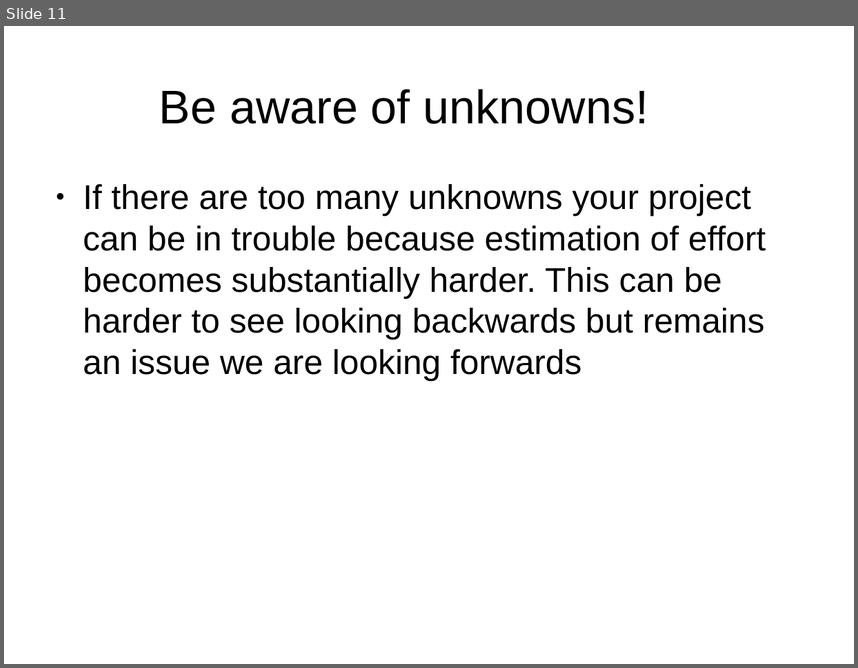
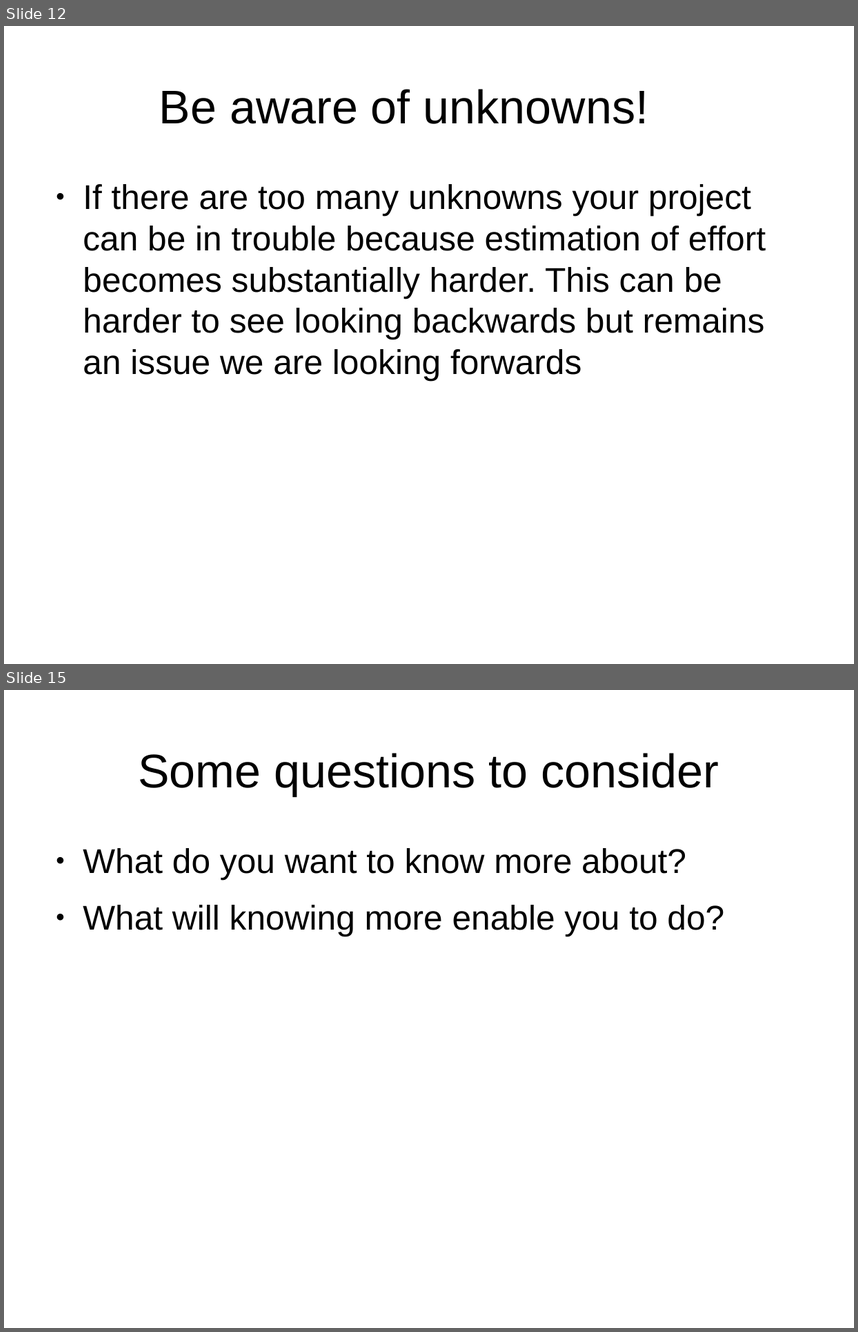
Before and after one commit to shuttle1987/CompCon2016, a slide deck: Slides.odp. Shown one above the other, each under a label of ours: slide 11 before the commit, slides 12 and 15 after it; the slides between them are not shown. The pictures are 858x668 and 858x1332 pixels, drawn with LibreOffice and Linux fonts; fonts in the diff are those of the drawing. Boxes give left, top, right and bottom in pixels: in the first picture for what was removed or moved away, otherwise in the second. Text is boxed around its words. In the diff, an @@ line names an element or a change of style, - is before the commit and + after.

```diff
--- a/Slides.odp
+++ b/Slides.odp
@@ slide 15 added at (4, 690, 854, 1328), background #FFFFFF @@
@@ title added at (138, 753, 719, 796), 44 pt, text #000000 @@
+Some questions to consider
@@ text added at (83, 848, 724, 936), 32 pt, text #000000 @@
+● What do you want to know more about?
+● What will knowing more enable you to do?
@@ what was slide 11 is now slide 12 @@
```
Also in this commit, not shown: 3 slides changed, 1 other slide added.
